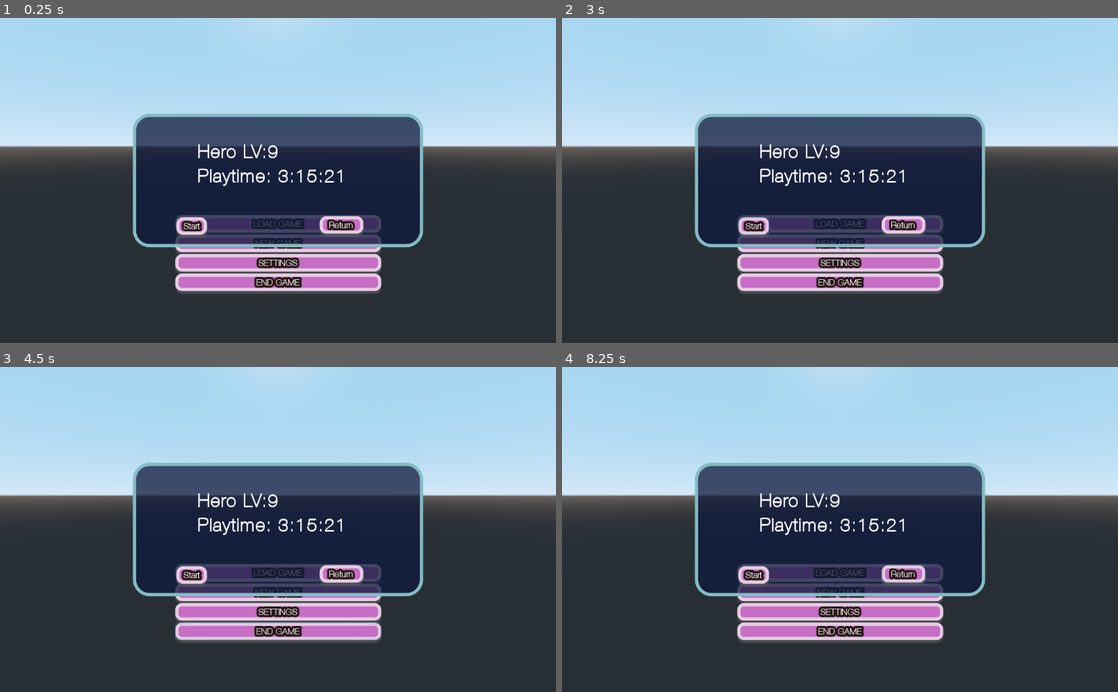
Above: before the commit, frames 1-4 (two rows, left to right).
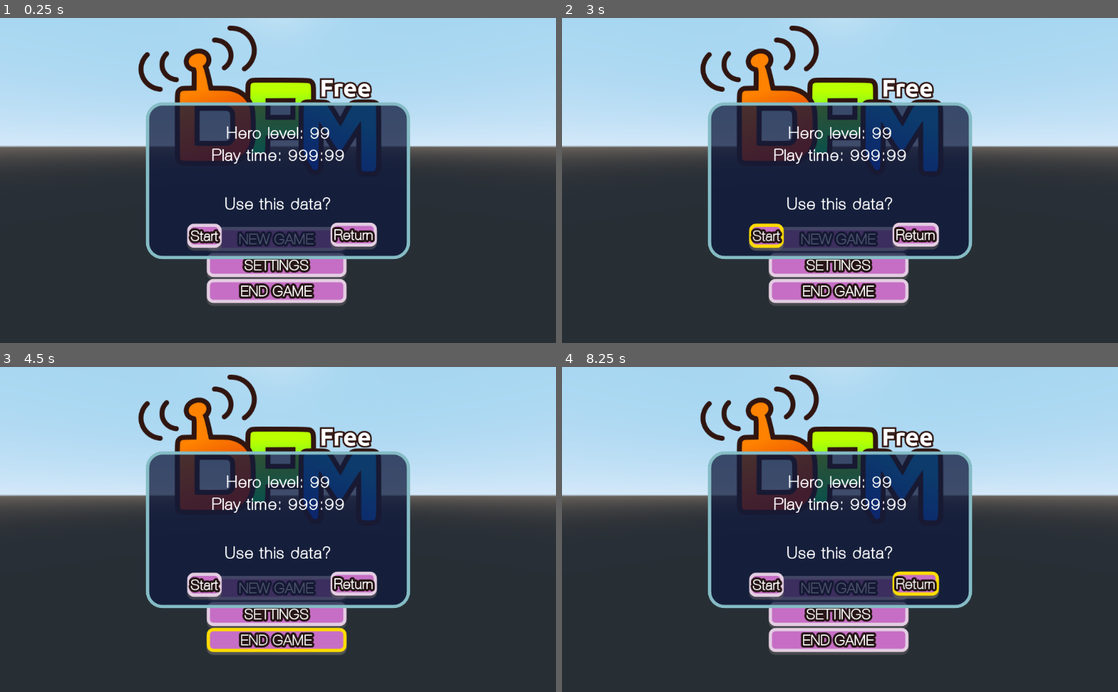
Above: after the commit, the same moments.

Repository: envyniv/denparpg
Game: Godot game, scene res://Title.tscn
The game is run twice, just before and just after one commit, with the same random seed, the same clock (stepped at 60 frames per second) and the same inputs. Before the commit the project has no main scene; this scene is started directly in both runs.
Inputs (mouse positions are in pixels of both pictures, inside the frame that each line leads up to):
- Up to frame 1 (0.25 s): no input
- Up to frame 2 (3 s): click (840, 222) at 0.5 s, where only the run before the commit has a clickable "LOAD GAME"; click "NEW GAME" at 1.25 s; click "NEW GAME" at 2 s; click "Start" at 2.75 s
- Up to frame 3 (4.5 s): click "Start" at 3.5 s; click "END GAME" at 4.25 s
- Up to frame 4 (8.25 s): click "END GAME" at 5 s; click "NEW GAME" at 5.75 s; click "END GAME" at 6.5 s; click "Start" at 7.25 s; click "Return" at 8 s

The runs differ from the first frame. In frame 1, 20% of the frame differs, in the area x 23-77%, y 2-89%; in frame 2, 20%; in frame 3, 20%; in frame 4, 20%.

Commit message:
add readme

Diff:
--- a/Title.tscn
+++ b/Title.tscn
@@ -1,70 +1,13 @@
-[gd_scene load_steps=9 format=2]
+[gd_scene load_steps=4 format=2]
 
-[ext_resource path="res://button-font.tres" type="DynamicFont" id=1]
-[ext_resource path="res://button.tres" type="StyleBox" id=2]
-[ext_resource path="res://font.tres" type="DynamicFont" id=3]
+[ext_resource path="res://theme.tres" type="Theme" id=1]
 [ext_resource path="res://Title3DBG.tscn" type="PackedScene" id=4]
-
-[sub_resource type="StyleBoxFlat" id=1]
-bg_color = Color( 0.780392, 0.435294, 0.776471, 1 )
-border_width_left = 6
-border_width_top = 6
-border_width_right = 6
-border_width_bottom = 6
-border_color = Color( 0.898039, 0.807843, 0.890196, 1 )
-corner_radius_top_left = 12
-corner_radius_top_right = 12
-corner_radius_bottom_right = 12
-corner_radius_bottom_left = 12
-shadow_color = Color( 0.360784, 0.360784, 0.360784, 0.6 )
-shadow_size = 1
-shadow_offset = Vector2( 0, 5 )
-
-[sub_resource type="StyleBoxFlat" id=5]
-bg_color = Color( 1, 0.807843, 0.0627451, 1 )
-draw_center = false
-border_width_left = 3
-border_width_top = 3
-border_width_right = 3
-border_width_bottom = 3
-
-[sub_resource type="StyleBoxFlat" id=2]
-content_margin_left = 12.0
-content_margin_right = 12.0
-content_margin_top = 12.0
-content_margin_bottom = 12.0
-bg_color = Color( 0.0627451, 0.101961, 0.239216, 0.756863 )
-border_width_left = 6
-border_width_top = 6
-border_width_right = 6
-border_width_bottom = 6
-border_color = Color( 0.52549, 0.741176, 0.776471, 1 )
-corner_radius_top_left = 30
-corner_radius_top_right = 30
-corner_radius_bottom_right = 30
-corner_radius_bottom_left = 30
-
-[sub_resource type="Theme" id=4]
-default_font = ExtResource( 3 )
-Button/colors/font_color = Color( 1, 1, 1, 1 )
-Button/colors/font_color_disabled = Color( 0.9, 0.9, 0.9, 0.2 )
-Button/colors/font_color_focus = Color( 0.94, 0.94, 0.94, 1 )
-Button/colors/font_color_hover = Color( 0.94, 0.94, 0.94, 1 )
-Button/colors/font_color_pressed = Color( 1, 1, 1, 1 )
-Button/fonts/font = ExtResource( 1 )
-Button/styles/focus = null
-Button/styles/hover = SubResource( 1 )
-Button/styles/normal = ExtResource( 2 )
-Button/styles/pressed = null
-ItemList/styles/bg = null
-ItemList/styles/bg_focus = null
-ItemList/styles/cursor = SubResource( 5 )
-Panel/styles/panel = SubResource( 2 )
+[ext_resource path="res://logo.png" type="Texture" id=5]
 
 [node name="Control" type="Control"]
 anchor_right = 1.0
 anchor_bottom = 1.0
-theme = SubResource( 4 )
+theme = ExtResource( 1 )
 __meta__ = {
 "_edit_use_anchors_": false
 }
@@ -85,8 +28,12 @@
 
 [node name="Logo" type="TextureRect" parent="."]
 anchor_right = 1.0
-margin_top = 60.0
-margin_bottom = 260.0
+margin_left = 245.0
+margin_right = -246.0
+margin_bottom = 329.0
+texture = ExtResource( 5 )
+expand = true
+stretch_mode = 5
 __meta__ = {
 "_edit_use_anchors_": false
 }
@@ -95,37 +42,31 @@
 anchor_left = 0.5
 anchor_right = 0.5
 anchor_bottom = 1.0
-margin_left = -189.0
-margin_top = 244.0
-margin_right = 190.0
-margin_bottom = 305.0
+margin_left = -130.5
+margin_top = 312.0
+margin_right = 126.5
+margin_bottom = 271.0
 alignment = 1
 __meta__ = {
 "_edit_use_anchors_": false
 }
 
-[node name="Continue" type="Button" parent="Logo/VBoxContainer"]
-margin_top = 60.0
-margin_right = 379.0
-margin_bottom = 92.0
-text = "LOAD GAME"
-
-[node name="New" type="Button" parent="Logo/VBoxContainer"]
-margin_top = 96.0
-margin_right = 379.0
-margin_bottom = 128.0
+[node name="Game" type="Button" parent="Logo/VBoxContainer"]
+margin_top = 74.0
+margin_right = 257.0
+margin_bottom = 118.0
 text = "NEW GAME"
 
 [node name="Options" type="Button" parent="Logo/VBoxContainer"]
-margin_top = 132.0
-margin_right = 379.0
-margin_bottom = 164.0
+margin_top = 122.0
+margin_right = 257.0
+margin_bottom = 166.0
 text = "SETTINGS"
 
 [node name="Exit" type="Button" parent="Logo/VBoxContainer"]
-margin_top = 168.0
-margin_right = 379.0
-margin_bottom = 200.0
+margin_top = 170.0
+margin_right = 257.0
+margin_bottom = 214.0
 text = "END GAME"
 
 [node name="Panel" type="Panel" parent="."]
@@ -133,32 +74,58 @@
 anchor_top = 0.5
 anchor_right = 0.5
 anchor_bottom = 0.5
-margin_left = -267.0
-margin_top = -123.0
-margin_right = 267.0
-margin_bottom = 123.0
+margin_left = -243.0
+margin_top = -144.5
+margin_right = 243.0
+margin_bottom = 144.5
 __meta__ = {
 "_edit_use_anchors_": false
 }
 
-[node name="Recap" type="Label" parent="Panel"]
-margin_left = 119.0
-margin_top = 48.0
-margin_right = 393.0
-margin_bottom = 135.0
-text = "Hero LV:9
-Playtime: 3:15:21"
-
 [node name="Button" type="Button" parent="Panel"]
-margin_left = 80.0
-margin_top = 191.0
-margin_right = 136.0
-margin_bottom = 223.0
+margin_left = 76.0
+margin_top = 223.5
+margin_right = 139.0
+margin_bottom = 267.5
 text = "Start"
 
 [node name="Button2" type="Button" parent="Panel"]
-margin_left = 344.0
-margin_top = 189.0
-margin_right = 424.0
-margin_bottom = 221.0
+margin_left = 340.0
+margin_top = 221.5
+margin_right = 425.0
+margin_bottom = 265.5
 text = "Return"
+
+[node name="VBoxContainer" type="VBoxContainer" parent="Panel"]
+anchor_left = 0.5
+anchor_top = 0.5
+anchor_right = 0.5
+anchor_bottom = 0.5
+margin_left = -159.0
+margin_top = -107.5
+margin_right = 160.0
+margin_bottom = 60.5
+__meta__ = {
+"_edit_use_anchors_": false
+}
+
+[node name="HERO" type="Label" parent="Panel/VBoxContainer"]
+margin_right = 319.0
+margin_bottom = 37.0
+text = "Hero level: 99"
+align = 1
+
+[node name="PLAY" type="Label" parent="Panel/VBoxContainer"]
+margin_top = 41.0
+margin_right = 319.0
+margin_bottom = 78.0
+text = "Play time: 999:99"
+align = 1
+
+[node name="sure" type="Label" parent="Panel/VBoxContainer"]
+margin_top = 131.0
+margin_right = 319.0
+margin_bottom = 168.0
+size_flags_vertical = 10
+text = "Use this data?"
+align = 1
--- a/button-font.tres
+++ b/button-font.tres
@@ -3,7 +3,7 @@
 [ext_resource path="res://ASansrounded.ttf" type="DynamicFontData" id=1]
 
 [resource]
-size = 17
+size = 28
 outline_size = 4
 outline_color = Color( 0.152941, 0.0862745, 0.0862745, 1 )
 font_data = ExtResource( 1 )
--- a/button.tres
+++ /dev/null
@@ -1,16 +0,0 @@
-[gd_resource type="StyleBoxFlat" format=2]
-
-[resource]
-bg_color = Color( 0.780392, 0.435294, 0.776471, 1 )
-border_width_left = 6
-border_width_top = 6
-border_width_right = 6
-border_width_bottom = 6
-border_color = Color( 0.898039, 0.807843, 0.890196, 1 )
-corner_radius_top_left = 12
-corner_radius_top_right = 12
-corner_radius_bottom_right = 12
-corner_radius_bottom_left = 12
-shadow_color = Color( 0.360784, 0.360784, 0.360784, 0.6 )
-shadow_size = 1
-shadow_offset = Vector2( 0, 5 )
--- a/font.tres
+++ b/font.tres
@@ -3,6 +3,6 @@
 [ext_resource path="res://ASansrounded.ttf" type="DynamicFontData" id=1]
 
 [resource]
-size = 36
+size = 32
 extra_spacing_char = 1
 font_data = ExtResource( 1 )
--- a/project.godot
+++ b/project.godot
@@ -11,6 +11,7 @@
 [application]
 
 config/name="OpenDPM"
+run/main_scene="res://Title.tscn"
 config/icon="res://icon.png"
 
 [physics]
--- /dev/null
+++ b/theme.tres
@@ -0,0 +1,106 @@
+[gd_resource type="Theme" load_steps=9 format=2]
+
+[ext_resource path="res://button-font.tres" type="DynamicFont" id=2]
+[ext_resource path="res://font.tres" type="DynamicFont" id=3]
+
+[sub_resource type="StyleBoxFlat" id=9]
+bg_color = Color( 0.313726, 0.168627, 0.313726, 1 )
+border_width_left = 6
+border_width_top = 6
+border_width_right = 6
+border_width_bottom = 6
+border_color = Color( 0.533333, 0.486275, 0.529412, 1 )
+corner_radius_top_left = 12
+corner_radius_top_right = 12
+corner_radius_bottom_right = 12
+corner_radius_bottom_left = 12
+shadow_color = Color( 0.360784, 0.360784, 0.360784, 0.6 )
+shadow_size = 1
+shadow_offset = Vector2( 0, 5 )
+
+[sub_resource type="StyleBoxFlat" id=7]
+bg_color = Color( 0.780392, 0.435294, 0.776471, 1 )
+border_width_left = 6
+border_width_top = 6
+border_width_right = 6
+border_width_bottom = 6
+border_color = Color( 1, 0.866667, 0, 1 )
+corner_radius_top_left = 12
+corner_radius_top_right = 12
+corner_radius_bottom_right = 12
+corner_radius_bottom_left = 12
+shadow_color = Color( 0.360784, 0.360784, 0.360784, 0.6 )
+shadow_size = 1
+shadow_offset = Vector2( 0, 5 )
+
+[sub_resource type="StyleBoxFlat" id=6]
+bg_color = Color( 0.780392, 0.435294, 0.776471, 1 )
+border_width_left = 6
+border_width_top = 6
+border_width_right = 6
+border_width_bottom = 6
+border_color = Color( 0.898039, 0.807843, 0.890196, 1 )
+corner_radius_top_left = 12
+corner_radius_top_right = 12
+corner_radius_bottom_right = 12
+corner_radius_bottom_left = 12
+shadow_color = Color( 0.360784, 0.360784, 0.360784, 0.6 )
+shadow_size = 1
+shadow_offset = Vector2( 0, 5 )
+
+[sub_resource type="StyleBoxFlat" id=8]
+bg_color = Color( 0.552941, 0.298039, 0.552941, 1 )
+border_width_left = 6
+border_width_top = 6
+border_width_right = 6
+border_width_bottom = 6
+border_color = Color( 1, 0.866667, 0, 1 )
+corner_radius_top_left = 12
+corner_radius_top_right = 12
+corner_radius_bottom_right = 12
+corner_radius_bottom_left = 12
+shadow_color = Color( 0.360784, 0.360784, 0.360784, 0.6 )
+shadow_size = 1
+shadow_offset = Vector2( 0, 5 )
+
+[sub_resource type="StyleBoxFlat" id=5]
+bg_color = Color( 1, 0.807843, 0.0627451, 1 )
+draw_center = false
+border_width_left = 3
+border_width_top = 3
+border_width_right = 3
+border_width_bottom = 3
+
+[sub_resource type="StyleBoxFlat" id=2]
+content_margin_left = 12.0
+content_margin_right = 12.0
+content_margin_top = 12.0
+content_margin_bottom = 12.0
+bg_color = Color( 0.0627451, 0.101961, 0.239216, 0.756863 )
+border_width_left = 6
+border_width_top = 6
+border_width_right = 6
+border_width_bottom = 6
+border_color = Color( 0.52549, 0.741176, 0.776471, 1 )
+corner_radius_top_left = 30
+corner_radius_top_right = 30
+corner_radius_bottom_right = 30
+corner_radius_bottom_left = 30
+
+[resource]
+default_font = ExtResource( 3 )
+Button/colors/font_color = Color( 1, 1, 1, 1 )
+Button/colors/font_color_disabled = Color( 0.9, 0.9, 0.9, 0.2 )
+Button/colors/font_color_focus = Color( 0.94, 0.94, 0.94, 1 )
+Button/colors/font_color_hover = Color( 0.94, 0.94, 0.94, 1 )
+Button/colors/font_color_pressed = Color( 1, 1, 1, 1 )
+Button/fonts/font = ExtResource( 2 )
+Button/styles/disabled = SubResource( 9 )
+Button/styles/focus = SubResource( 7 )
+Button/styles/hover = SubResource( 7 )
+Button/styles/normal = SubResource( 6 )
+Button/styles/pressed = SubResource( 8 )
+ItemList/styles/bg = null
+ItemList/styles/bg_focus = null
+ItemList/styles/cursor = SubResource( 5 )
+Panel/styles/panel = SubResource( 2 )
Not shown, added: .gdignore
Not shown, added: logo-og.svgz.import
Binary file added: logo.png
Not shown, added: logo.png.import
Binary file added: readme-media/antennae/earth/IMG_20220212_160331.jpg
Binary file added: readme-media/antennae/elec/aoe.png
Binary file added: readme-media/antennae/elec/single.png
Binary file added: readme-media/antennae/fire/single.png
Binary file added: readme-media/antennae/heal/all.png
Binary file added: readme-media/antennae/heal/single.png
Binary file added: readme-media/antennae/ice/Avalanche.png
Binary file added: readme-media/antennae/ice/all.png
(and 8 more such lines)
